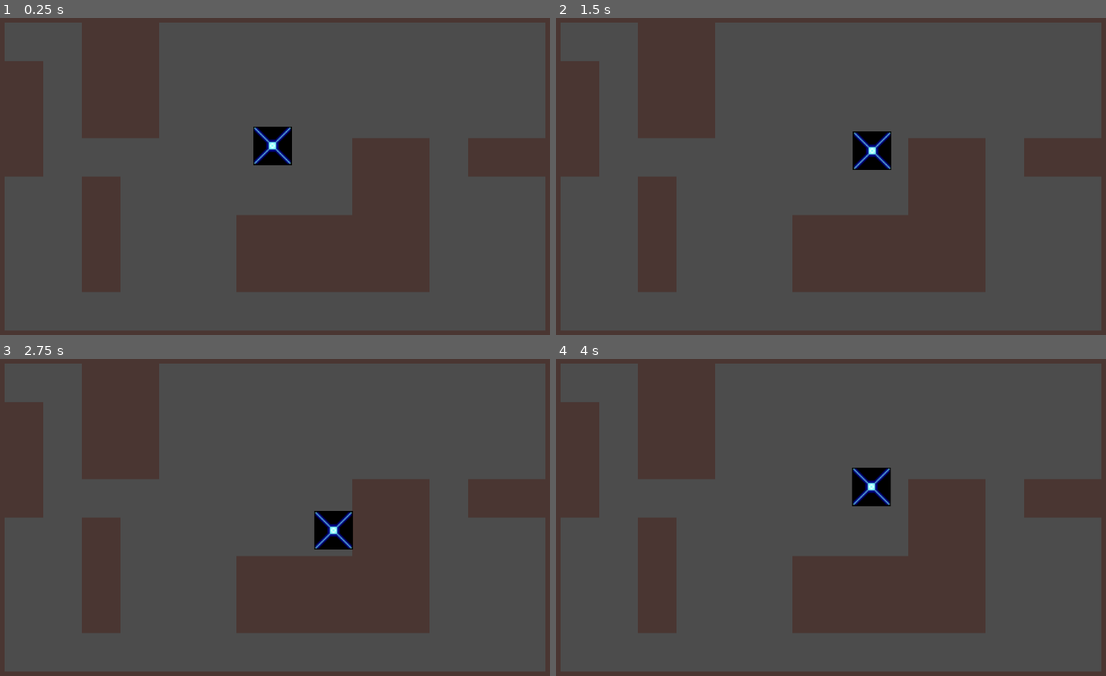
Above: before the commit, frames 1-4 (two rows, left to right).
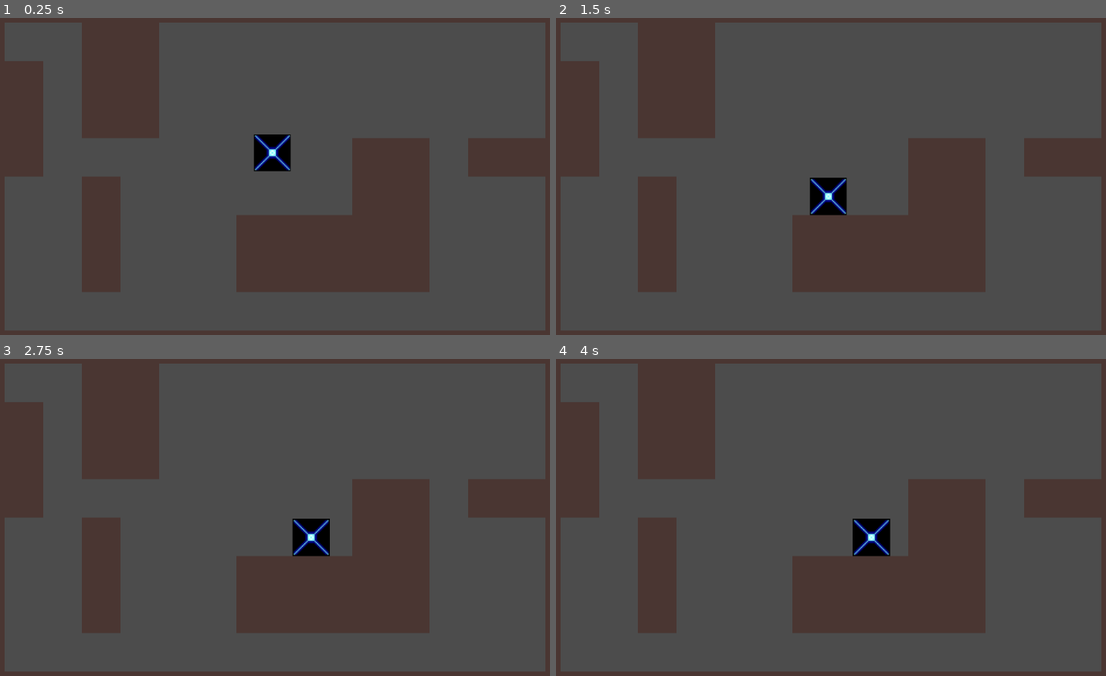
Above: after the commit, the same moments.

Repository: ben-gillott/grav-game
Game: Godot game, scene res://Scenes/tilemapScene.tscn
Two runs of this game, one before a commit and one after it. Both use one fixed random seed, a clock stepped at 60 frames per second and the inputs below. Before the commit the project starts from res://tilemapScene.tscn.
Inputs:
- Up to frame 1 (0.25 s): no input
- Up to frame 2 (1.5 s): tap Enter (ui_accept) at 0.5, 0.77 s; hold Right (ui_right) 0.53-1.28 s; hold Down (ui_down) from 1.28 s (still down)
- Up to frame 3 (2.75 s): tap Enter (ui_accept) at 1.52 s; release Down (ui_down) at 2.03 s; hold Right (ui_right) from 2.03 s (still down)
- Up to frame 4 (4 s): release Right (ui_right) at 2.78 s; hold Up (ui_up) 2.78-3.53 s; tap Enter (ui_accept) at 3.02, 3.77 s; hold Left (ui_left) from 3.53 s (still down)

The runs differ from the first frame. In frame 1, 0.7% of the frame differs, in the area x 46-54%, y 34-49%; in frame 2, 1.6%; in frame 3, 1.3%; in frame 4, 1.7%, in the area x 53-61%, y 34-63%.

Commit message:
Grounded Checks

Diff:
--- a/godot_grav/playerScene.tscn
+++ b/godot_grav/Scenes/playerScene.tscn
@@ -1,7 +1,7 @@
 [gd_scene load_steps=4 format=2]
 
 [ext_resource path="res://Art/player.png" type="Texture" id=1]
-[ext_resource path="res://scripts/PlayerMovementController.gd" type="Script" id=2]
+[ext_resource path="res://Scripts/PlayerMovementController.gd" type="Script" id=2]
 
 [sub_resource type="RectangleShape2D" id=1]
 extents = Vector2( 31, 31 )
@@ -12,7 +12,7 @@
 script = ExtResource( 2 )
 
 [node name="Sprite" type="Sprite" parent="."]
-scale = Vector2( 2, 2 )
+scale = Vector2( 1.92, 1.92 )
 texture = ExtResource( 1 )
 
 [node name="CollisionShape2D" type="CollisionShape2D" parent="."]
--- a/godot_grav/tilemapScene.tscn
+++ b/godot_grav/Scenes/tilemapScene.tscn
@@ -1,7 +1,7 @@
 [gd_scene load_steps=7 format=2]
 
 [ext_resource path="res://Art/kenny_tilesheet.png" type="Texture" id=1]
-[ext_resource path="res://playerScene.tscn" type="PackedScene" id=2]
+[ext_resource path="res://Scenes/playerScene.tscn" type="PackedScene" id=2]
 
 [sub_resource type="ConvexPolygonShape2D" id=1]
 points = PoolVector2Array( 0, 0, 64, 0, 64, 64, 0, 64 )
--- a/godot_grav/project.godot
+++ b/godot_grav/project.godot
@@ -11,7 +11,7 @@
 [application]
 
 config/name="Gravity"
-run/main_scene="res://tilemapScene.tscn"
+run/main_scene="res://Scenes/tilemapScene.tscn"
 config/icon="res://icon.png"
 
 [input]
--- a/godot_grav/scripts/PlayerMovementController.gd
+++ b/godot_grav/scripts/PlayerMovementController.gd
@@ -4,7 +4,8 @@
 
 const GRAVITY = 200 #in px
 var velocity = Vector2.ZERO
-var direction = Vector2.ZERO
+var direction = Vector2(0,1)
+var grounded = true
 
 func _input(event):
 	#Movement
@@ -22,16 +23,22 @@
 		pass #TODO: Interact
 
 func movePlayer(inputDirection):
-	#TODO: Check Grounded -> Can jump
-	direction = inputDirection
+	if grounded:
+		direction = inputDirection
 
 func _physics_process(delta):
+	print(grounded)
+
+
 	#only allows velocity in one cardinal direction at a time
 	if velocity.normalized() != direction:
-		#velocity = Vector2.ZERO #stop moving
 		velocity = direction * speed
 
-	print(str(velocity))
+	velocity += direction * GRAVITY * delta
 
-	velocity += direction * GRAVITY * delta
 	velocity = move_and_slide(velocity)
+
+	if get_slide_count() < 1:
+		grounded = false
+	else:
+		grounded = true
